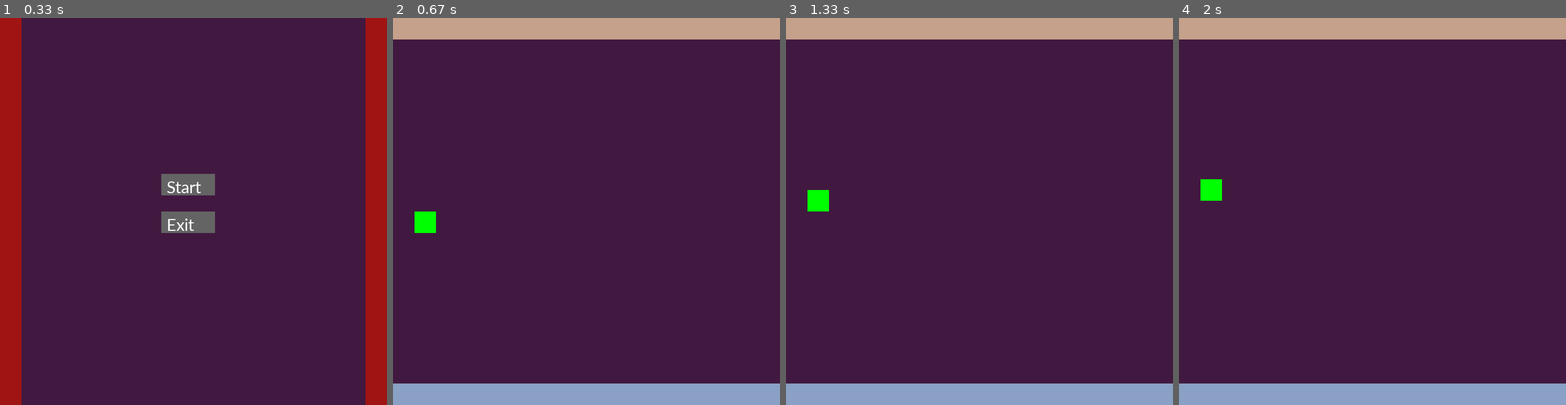
Above: before the commit, frames 1-4 (left to right).
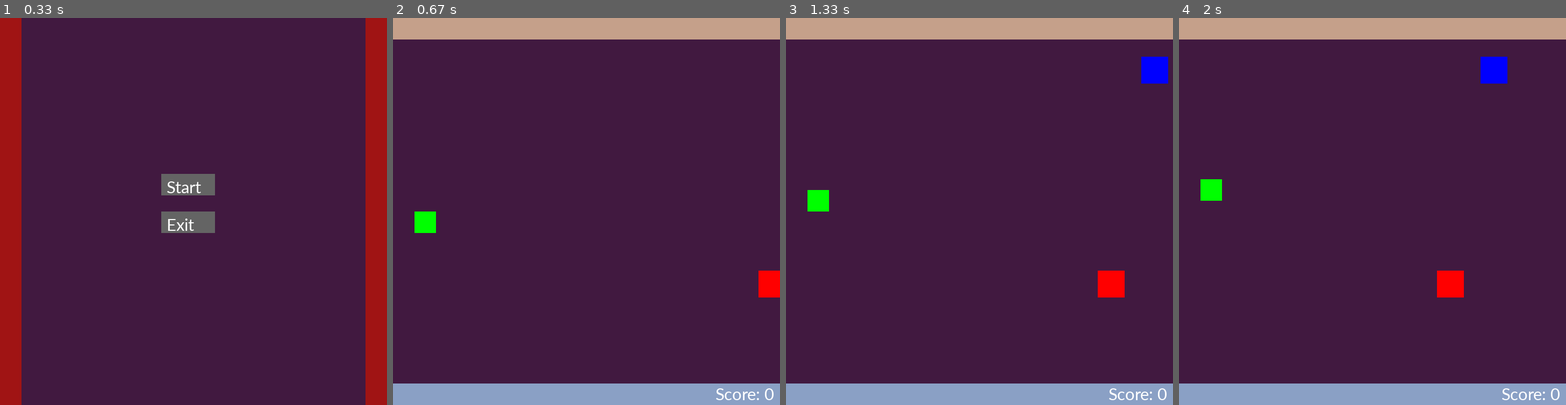
Above: after the commit, the same moments.

Repository: WaterSupply201908/STEMWork
Game: pygame game, started from Class/SAT TW 1400/8-bit game using pygame/main.py
Two runs of this game, one before a commit and one after it. Both use one fixed random seed, a clock stepped at 60 frames per second and the inputs below.
Inputs (mouse positions are in pixels of both pictures, inside the frame that each line leads up to):
- Up to frame 1 (0.33 s): no input
- Up to frame 2 (0.67 s): click "Start" at 0.38 s
- Up to frame 3 (1.33 s): hold Up 0.67-1.13 s; move the mouse to (964, 226) at 0.7 s; hold Down from 1.17 s (still down)
- Up to frame 4 (2 s): release Down at 1.47 s; hold Up 1.5-1.87 s; hold Down from 1.9 s (still down)

Frame 1 is identical in both runs. In frame 2, 0.5% of the frame differs, in the area x 83-100%, y 65-99%; in frame 3, 1.1%, in the area x 80-99%, y 10-99%; in frame 4, 1.1%.

Commit message:
2025-06-21 8-bit game using pygame [3/3]

Diff:
--- a/Class/SAT TW 1400/8-bit game using pygame/main.py
+++ b/Class/SAT TW 1400/8-bit game using pygame/main.py
@@ -41,6 +41,42 @@
   surface = font.render(text, True, color)
   screen.blit(surface, (x, y))
 
+def game_over_screen() :
+  while True :
+    screen.fill(BG_COLOR)
+    mouse_pos = pygame.mouse.get_pos()
+
+    exit_rect = pygame.Rect(100, HEIGHT-100, 40, 20)
+    restart_rect = pygame.Rect(WIDTH-180, HEIGHT-100, 80, 20)
+
+    if exit_rect.collidepoint(mouse_pos) :
+      pygame.draw.rect(screen, LIGHT_GREY, exit_rect)
+    else :
+      pygame.draw.rect(screen, DARK_GREY, exit_rect)
+
+    if restart_rect.collidepoint(mouse_pos) :
+      pygame.draw.rect(screen, LIGHT_GREY, restart_rect)
+    else :
+      pygame.draw.rect(screen, DARK_GREY, restart_rect)
+
+    draw_text('GAME OVER', font_medium, WHITE, WIDTH//2-150, HEIGHT//2-50)
+    draw_text('Exit', font_tiny, WHITE, exit_rect.x+5, exit_rect.y)
+    draw_text('Restart', font_tiny, WHITE, restart_rect.x+10, exit_rect.y)
+
+    for event in pygame.event.get() :
+      if event.type == pygame.QUIT :
+        pygame.quit()
+        sys.exit()
+      if event.type == pygame.MOUSEBUTTONDOWN :
+        if exit_rect.collidepoint(event.pos) :
+          pygame.quit()
+          sys.exit()
+        elif restart_rect.collidepoint(event.pos) :
+          main_game()
+
+    pygame.display.update()
+    clock.tick(60)
+
 def main_game() :
   global speed, score
   lead_x_local = lead_x
@@ -72,6 +108,37 @@
     player_rect = pygame.Rect(lead_x_local, lead_y_local, player_size, player_size)
     pygame.draw.rect(screen, player_color, player_rect)
 
+    if enemy[0] > 0 :
+      enemy[0] -= 10
+    else :
+      enemy[0] = WIDTH
+      enemy[1] = random.randint(obstacle_size, HEIGHT - obstacle_size)
+
+    if food[0] > 0 :
+      food[0] -= 10
+    else :
+      food[0] = WIDTH + 100
+      food[1] = random.randint(obstacle_size, HEIGHT - obstacle_size)
+
+    enemy_rect = pygame.Rect(enemy[0], enemy[1], obstacle_size, obstacle_size)
+    food_rect = pygame.Rect(food[0], food[1], obstacle_size, obstacle_size)
+    pygame.draw.rect(screen, RED, enemy_rect)
+    pygame.draw.rect(screen, BLUE, food_rect)
+
+    if player_rect.colliderect(enemy_rect) :
+      game_over_screen()
+    elif player_rect.colliderect(food_rect) :
+      score_local += 1
+      speed_local = min(speed_local+1, 60)
+
+      food[0] = WIDTH + 100
+      food[1] = random.randint(obstacle_size, HEIGHT-obstacle_size)
+
+    if lead_y_local < player_size or lead_y_local > HEIGHT - player_size or food[0] <= 0 :
+      game_over_screen()
+
+    draw_text(f'Score: {score_local}', font_small, WHITE, WIDTH-120, HEIGHT-40)
+
     pygame.display.update()
 
 def intro_screen() :
@@ -79,11 +146,9 @@
   colox_c2 = 0
 
   button_x = 300
-
   button_y = 290
   button_width = 100
   button_height = 40
-
   running = True
 
   while running :
